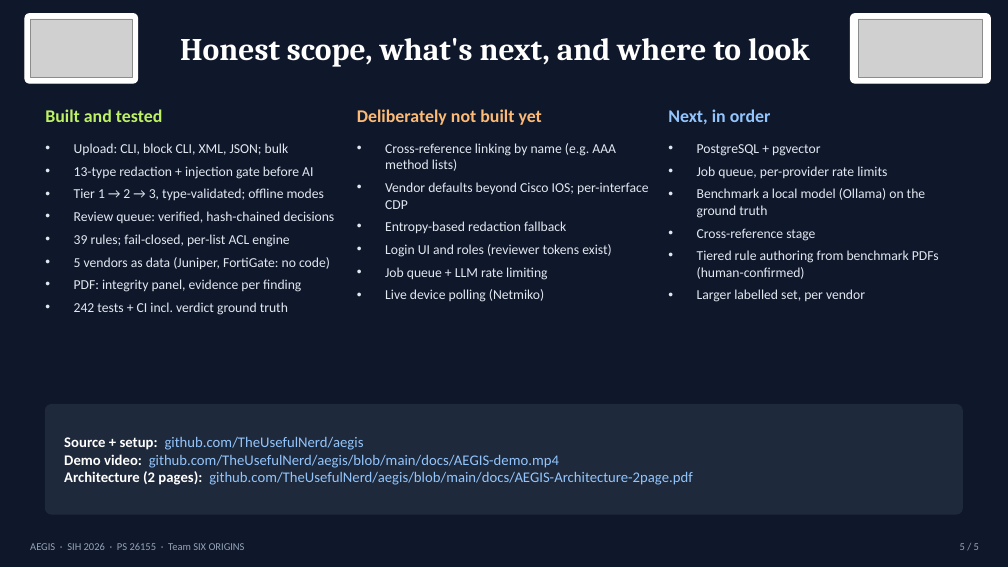
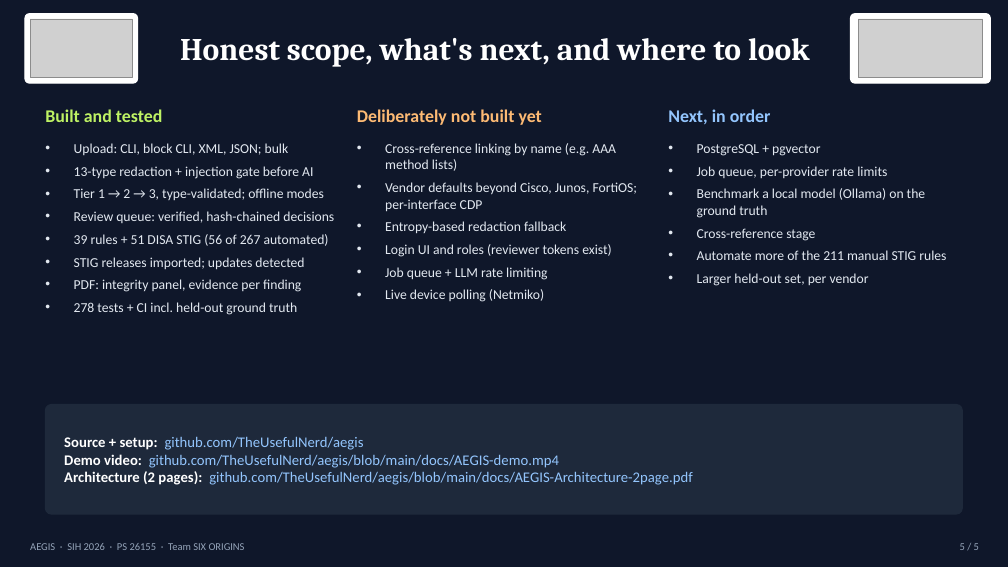
Before and after one commit to TheUsefulNerd/aegis, a slide deck: slide 5 of docs/AEGIS-Technical-Presentation.pptx. Drawn at 1008x567 pixels with LibreOffice and Linux fonts; fonts in the diff are those of the drawing; grey boxes stand for pictures. Boxes give left, top, right and bottom in pixels: in the first picture for what was removed or moved away, otherwise in the second. Text is boxed around its words. In the diff, an @@ line names an element or a change of style, - is before the commit and + after.

```diff
--- a/docs/AEGIS-Technical-Presentation.pptx
+++ b/docs/AEGIS-Technical-Presentation.pptx
@@ text at (385,182,638,212): text changed @@
-• Vendor defaults beyond Cisco IOS; per-interface CDP
+• Vendor defaults beyond Cisco, Junos, FortiOS; per-interface CDP
@@ text at (74,234,329,270): text changed @@
-• 39 rules; fail-closed, per-list ACL engine
-• 5 vendors as data (Juniper, FortiGate: no code)
+• 39 rules + 51 DISA STIG (56 of 267 automated)
+• STIG releases imported; updates detected
@@ text at (697,250,946,286): text changed @@
-• Tiered rule authoring from benchmark PDFs (human-confirmed)
-• Larger labelled set, per vendor
+• Automate more of the 211 manual STIG rules
+• Larger held-out set, per vendor
@@ text at (74,302,297,315): text changed @@
-• 242 tests + CI incl. verdict ground truth
+• 278 tests + CI incl. held-out ground truth
```
Also in this commit, not shown: 2 other slides changed, 14 other files.
